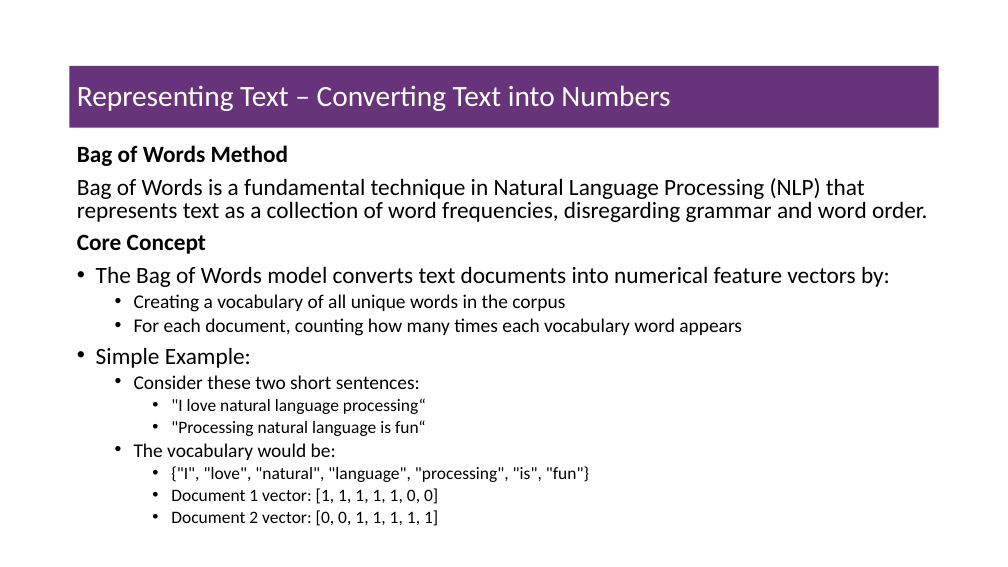
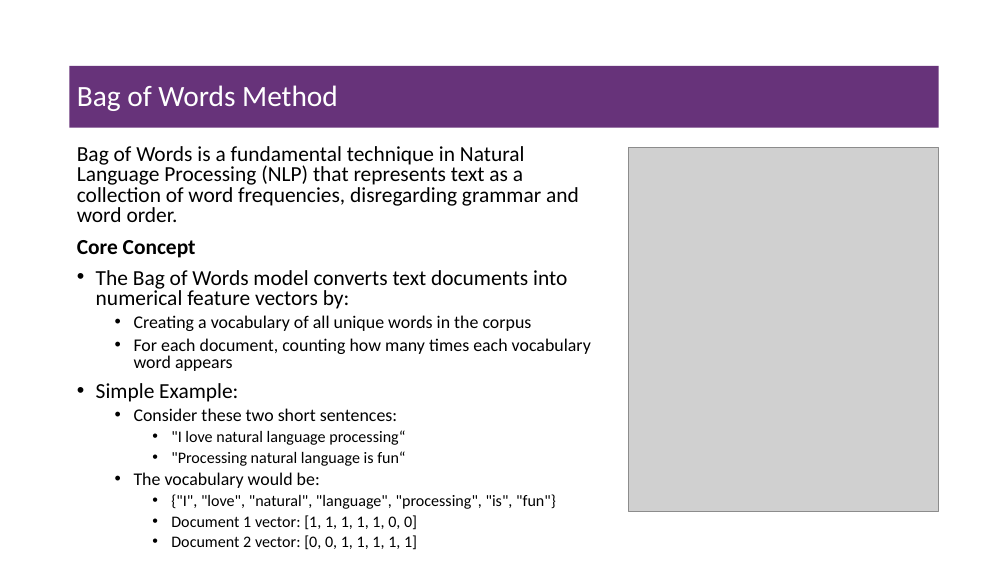
Before and after one commit to msfasha/307307-BI-Methods, a slide deck: slide 19 of 20242-NLP-LLM/lecture notes/Part 1 - Introduction to NLP/1.1-introduction to NLP.pptx (slide 16 before the commit). Drawn at 1008x567 pixels with LibreOffice and Linux fonts; fonts in the diff are those of the drawing; grey boxes stand for pictures; background and template pictures are left out. Boxes give left, top, right and bottom in pixels: in the first picture for what was removed or moved away, otherwise in the second. Text is boxed around its words. In the diff, an @@ line names an element or a change of style, - is before the commit and + after.

```diff
--- a/20242-NLP-LLM/lecture notes/Part 1 - Introduction to NLP/1.1-introduction to NLP.pptx
+++ b/20242-NLP-LLM/lecture notes/Part 1 - Introduction to NLP/1.1-introduction to NLP.pptx
@@ title at <box>77,85,338,111</box>: text changed @@
-Representing Text – Converting Text into Numbers
+Bag of Words Method
@@ text "Bag of Words is a ..." at <box>77,146,591,550</box>: size 22.2 to 20.4 pt in "Bag of Words is a fundamental technique ...", "Core Concept", "The Bag of Words model converts text ...", "Simple Example:"; size 18.5 to 17 pt in "Creating a vocabulary of all unique words ...", "For each document, counting how many times ...", "Consider these two short sentences:", "The vocabulary would be:"; size 16.6 to 15.3 pt in ""I love natural language processing“", ""Processing natural language is fun“", "{"I", "love", "natural", "language", "processing", "is", "fu ...", "Document 1 vector: [1, 1, 1, 1, ..." and 1 more places; indent changed @@
@@ text at <box>77,145,289,166</box>: paragraph removed @@
-Bag of Words Method
@@ picture added at <box>628,147,939,511</box> @@
```
Also in this commit, not shown: 24 other slides changed, 4 slides added, 5 slides removed, 2 other files.
